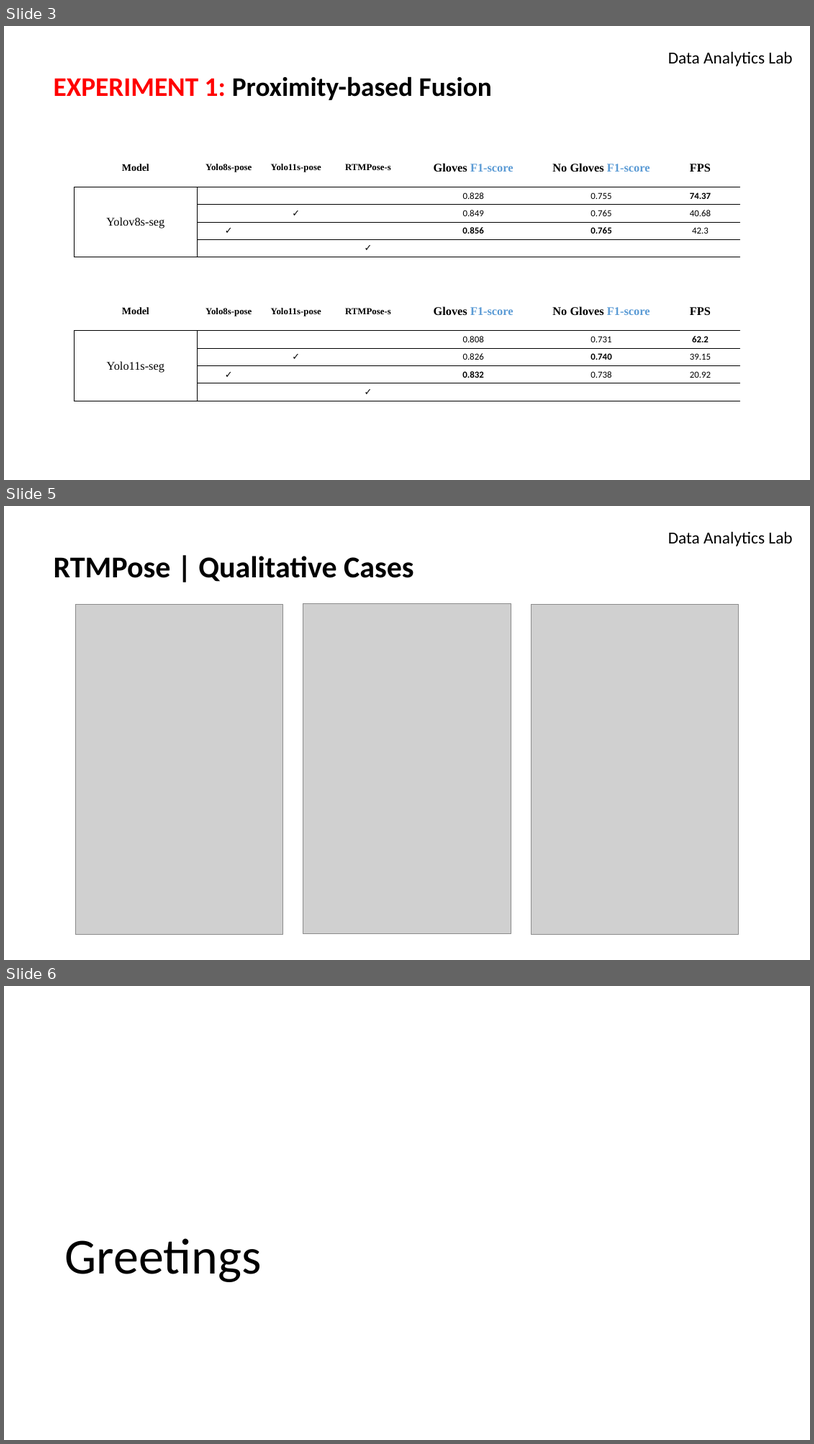
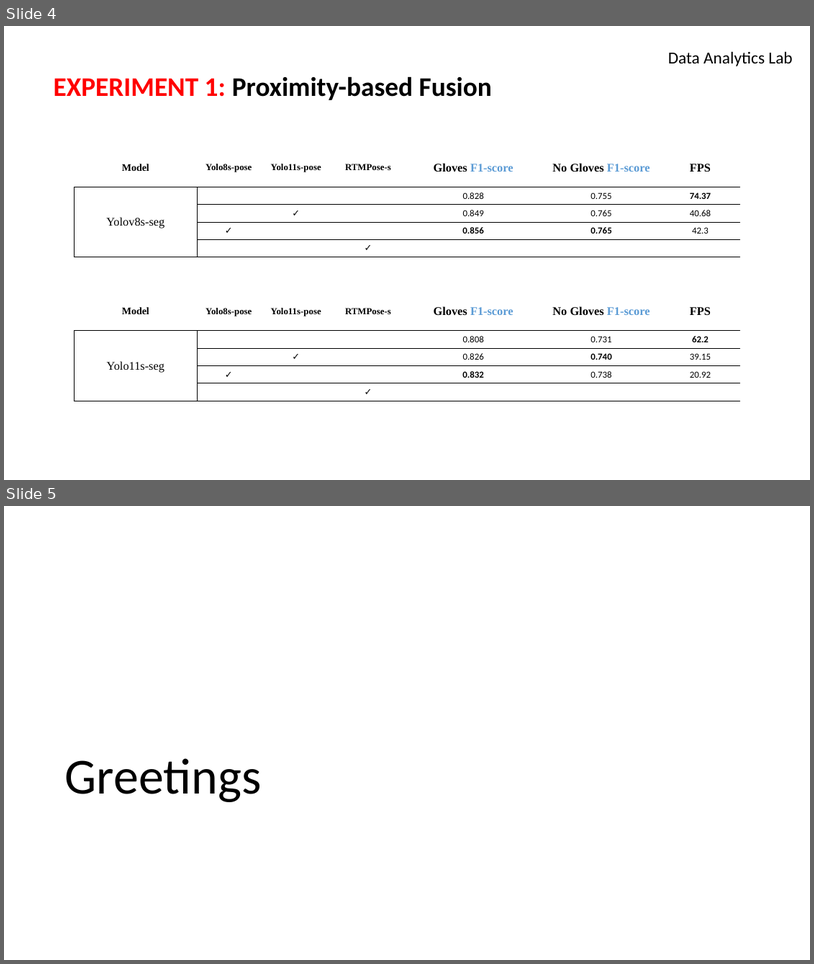
Before and after one commit to azimjaan21/ablation-yolov8m-seg-, a slide deck: experiment [17.07].pptx. Shown one above the other, each under a label of ours: slides 3, 5 and 6 before the commit, slides 4 and 5 after it; the slides between them are not shown. The pictures are 814x1444 and 814x964 pixels, drawn with LibreOffice and Linux fonts; fonts in the diff are those of the drawing; grey boxes stand for pictures; background and template pictures are left out. Boxes give left, top, right and bottom in pixels: in the first picture for what was removed or moved away, otherwise in the second. Text is boxed around its words. In the diff, an @@ line names an element or a change of style, - is before the commit and + after.

```diff
--- a/experiment [17.07].pptx
+++ b/experiment [17.07].pptx
@@ slide 5 removed at [4, 506, 810, 960], background #FFFFFF; not listed: 1 template element that a slide beside it also shows @@
@@ title removed at [54, 556, 414, 582] @@
-RTMPose | Qualitative Cases
@@ picture removed at [75, 604, 283, 934] @@
@@ picture removed at [304, 603, 512, 933] @@
@@ picture removed at [532, 604, 740, 934] @@
@@ what was slide 3 is now slide 4 @@
@@ what was slide 6 is now slide 5 @@
```
Also in this commit, not shown: 2 slides changed, 1 slide added, 1 other slide removed, 3 other files.
